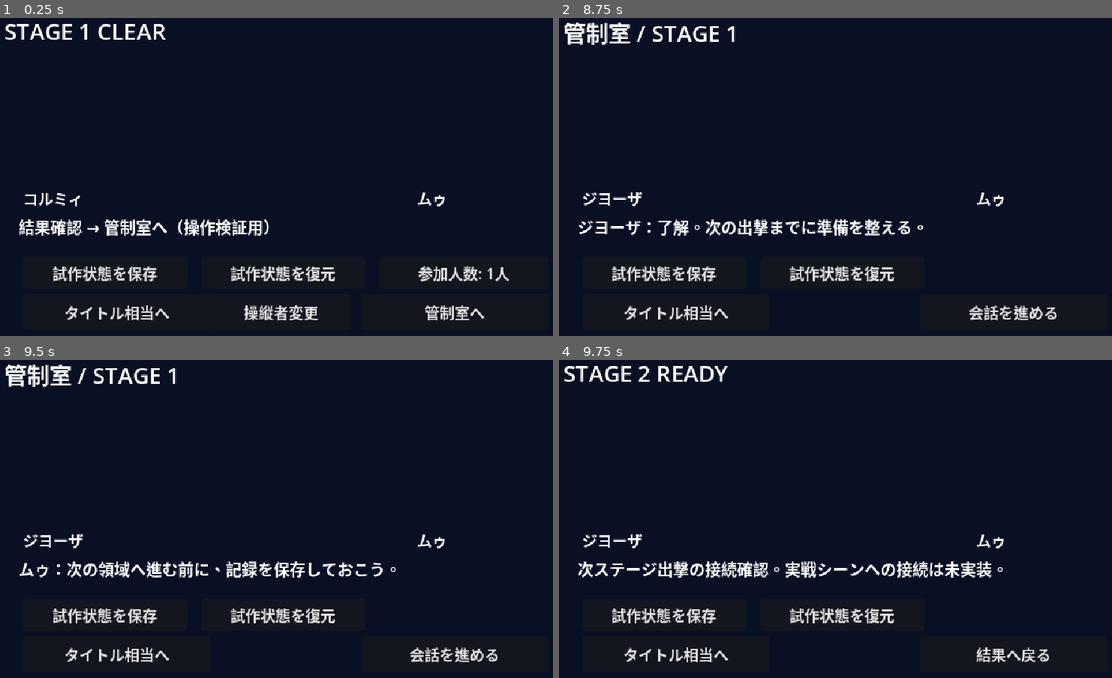
Above: before the commit, frames 1-4 (two rows, left to right).
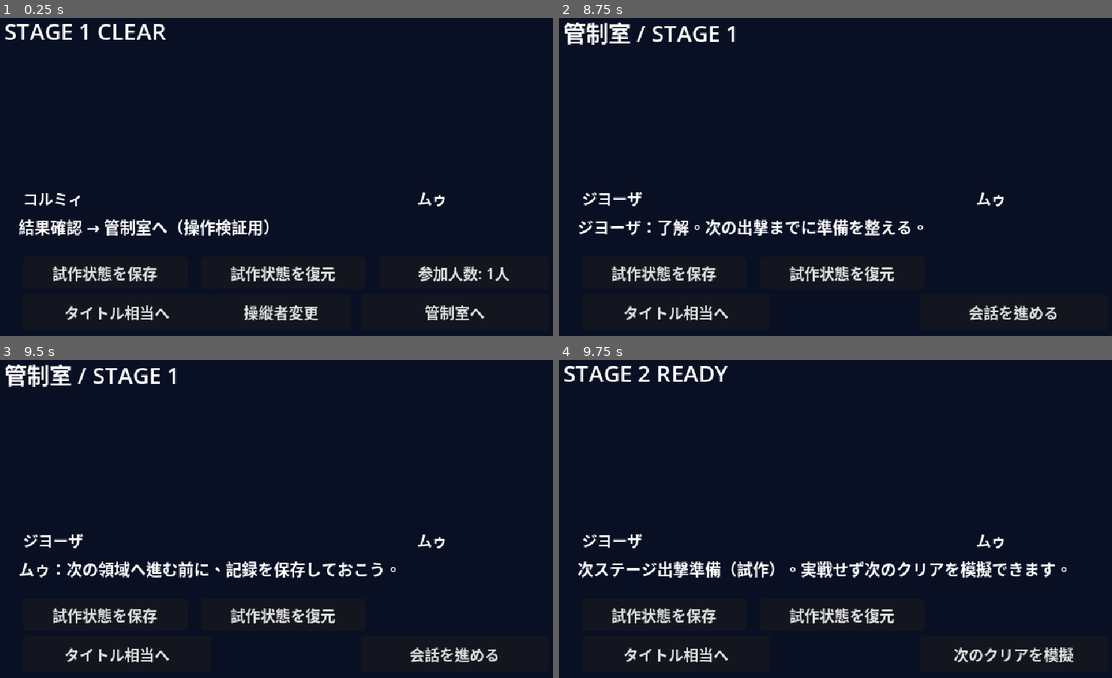
Above: after the commit, the same moments.

Repository: coshimagame/manjusyage
Game: Godot game, scene res://stage_clear_playable_bridge.tscn
Two runs of this game, one before a commit and one after it. Both use one fixed random seed, a clock stepped at 60 frames per second and the inputs below. This scene is started directly instead of the project's main scene.
Inputs (mouse positions are in pixels of both pictures, inside the frame that each line leads up to):
- Up to frame 1 (0.25 s): no input
- Up to frame 2 (8.75 s): click "タイトル相当へ" at 0.5 s; click "試作状態を復元" at 1.25 s; click "管制室へ" at 2 s; click "会話を進める" at 2.75 s; click "試作状態を保存" at 3.5 s; tap Enter (ui_accept) at 4.25, 4.52, 8, 8.27 s; move the mouse to (979, 154) at 4.27 s; hold Right 4.28-5 s; tap M at 4.35 s; click (979, 154) at 4.42 s; click "操縦者変更" at 5 s; click "参加人数: 1人" at 5.75 s; click "参加人数: 2人" at 6.5 s; click "参加人数: 3人" at 7.25 s; move the mouse to (724, 189) at 8.02 s; hold Down from 8.03 s (still down); tap 1 at 8.1 s
- Up to frame 3 (9.5 s): tap Enter (ui_accept) at 8.75 s; move the mouse to (348, 439) at 8.77 s; release Down at 8.78 s; hold Right from 8.78 s (still down); tap 2 at 8.85 s
- Up to frame 4 (9.75 s): tap Enter (ui_accept) at 9.5 s; move the mouse to (813, 582) at 9.52 s; release Right at 9.53 s; hold Up from 9.53 s (still down); tap 3 at 9.6 s; click (813, 582) at 9.67 s

Frames 1-3 are identical in both runs. In frame 4, 2.5% of the frame differs, in the area x 23-94%, y 63-96%.

Commit message:
fix: label simulated stage progression and reset pilot state in bridge smoke UI

Diff:
--- a/stage_clear_playable_bridge.gd
+++ b/stage_clear_playable_bridge.gd
@@ -104,8 +104,8 @@
 		action.text = "会話を進める"
 	else:
 		heading.text = "STAGE %d READY" % stage
-		message.text = "全8面の試作進行終了。実戦シーンへの接続は未実装。" if final_clear else "次ステージ出撃の接続確認。実戦シーンへの接続は未実装。"
-		action.text = "試作終了" if final_clear else "結果へ戻る"
+		message.text = "全8面の試作進行終了。実戦シーンへの接続は未実装。" if final_clear else "次ステージ出撃準備（試作）。実戦せず次のクリアを模擬できます。"
+		action.text = "試作終了" if final_clear else "次のクリアを模擬"
 		action.disabled = final_clear
 
 func _advance() -> void:
@@ -146,9 +146,11 @@
 func _reset() -> void:
 	phase = 0
 	stage = 1
+	pilot_index = 0
 	player_count = 1
 	final_clear = false
 	line_index = 0
+	lines.clear()
 	_show_phase()
 
 func _save_progress() -> void:
@@ -181,6 +183,8 @@
 		return
 	if restored_final and (restored_stage != 8 or restored_phase != 2):
 		return
+	if restored_phase == 2 and restored_stage == 8 and not restored_final and version >= 2:
+		return
 	if restored_phase == 1 and (restored_line < 0 or restored_line >= 3):
 		return
 	stage = restored_stage
